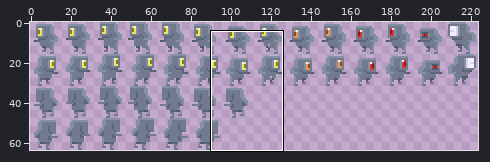
File history of a sprite sheet, Artwork/Characters/Mobs/Metal Monster.png. Above, an overview of the earlier version with the close-up marked.
Close-up. The starting point:
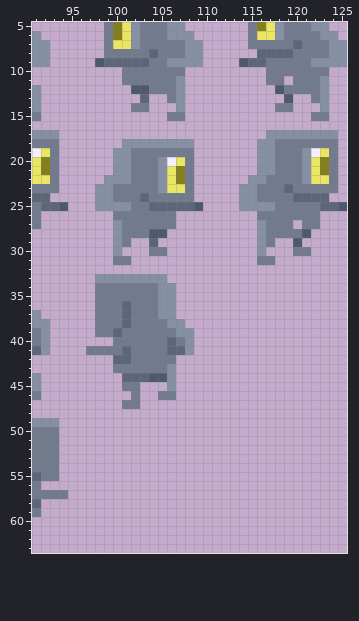
The file is 224x64 pixels. Colours within 5 levels of each other are drawn and written as one. Shown: x 91..125, y 5..63. The commit also changed other parts of the picture, which this record leaves out.
Once edited:
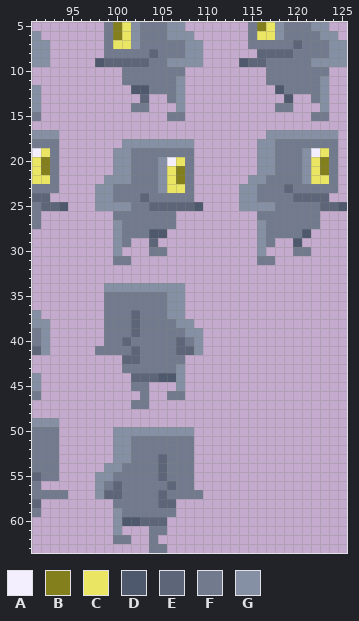
Palette (. is transparent): A #f3efff  B #837f1c  C #eae562  D #4f596d  E #5d6678  F #727b8e  G #8690a4
Diff:
Colour D now appears in row 60 at x 101 to 102.
The author changed colour G to colour D in row 44 at x 106.
Colour E now appears in rows 53 to 55 at x 105; in row 56 at x 100 and 106; in row 57 at x 99 to 100 and 105; in row 58 at x 105 to 106; in row 60 at x 103 to 105.
The author changed colour D to colour E in row 44 at x 104.
The author changed colour F to colour E in rows 37 to 39 at x 102; in row 40 at x 101 and 107; in rows 41 to 42 at x 102.
The author changed colour G to colour E in row 41 at x 108.
Colour F now appears in row 11 at x 119; in row 27 at x 120; in row 40 at x 99; in row 42 at x 107; in row 45 at x 103; in row 46 at x 103 and 107.
Colour F now appears in row 47 at x 103; in rows 51 to 52 at x 102 to 108; in row 53 at x 102 to 104 and 106 to 108; in row 54 at x 101 to 104 and 106 to 108; in row 55 at x 100 to 104 and 106 to 108; in row 56 at x 99, 101 to 105 and 107 to 108.
Colour F now appears in row 57 at x 101 to 104 and 106 to 109; in row 58 at x 100 to 104; in row 59 at x 101 to 106; in row 61 at x 104 to 105; in row 62 at x 100 to 101 and 104; in row 63 at x 104 to 105.
The author changed colour E to colour F in rows 36 to 38 at x 101; in row 39 at x 100; in row 40 at x 106; in row 41 at x 101 and 106.
The author changed colour G to colour F in rows 35 to 37 at x 105; in row 38 at x 106; in row 39 at x 107; in row 40 at x 108; in row 43 at x 106.
Colour G now appears in rows 34 to 37 at x 107; in row 38 at x 108; in rows 39 to 41 at x 109; in rows 43 to 45 at x 107; in row 50 at x 100 to 108; in rows 51 to 53 at x 100 to 101.
Colour G now appears in row 54 at x 99 to 100; in row 55 at x 98 to 99; in rows 56 to 57 at x 98; in rows 59 to 61 at x 100.
The author changed colour F to colour G in row 34 at x 99 to 104.
Colour E is removed in row 42 at x 100; in row 44 at x 101.
Colour F is removed in rows 34 to 39 at x 98; in row 41 at x 97; in row 43 at x 100; in row 45 at x 101; in row 46 at x 102 and 105; in row 47 at x 101.
Colour G is removed in row 33 at x 98 to 105; in row 45 at x 106.
Pixel boxes of the changes (left, top, right, bottom) in both close-ups:
added: (284, 76, 293, 85)
added: (293, 220, 302, 229)
changed: (86, 274, 203, 553)
